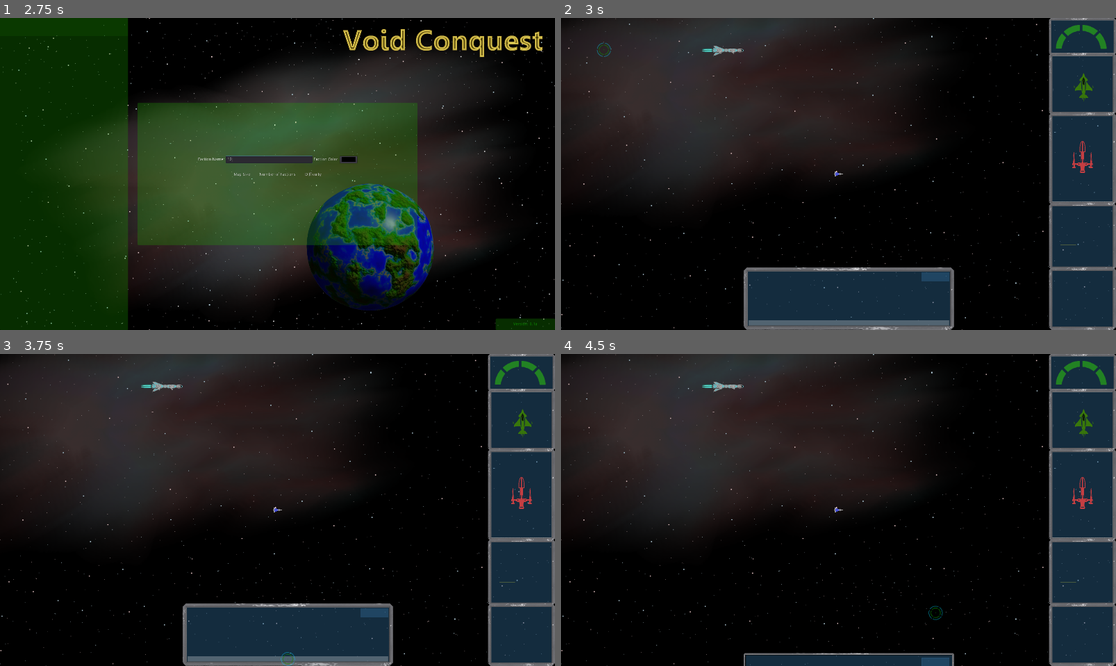
Above: before the commit, frames 1-4 (two rows, left to right).
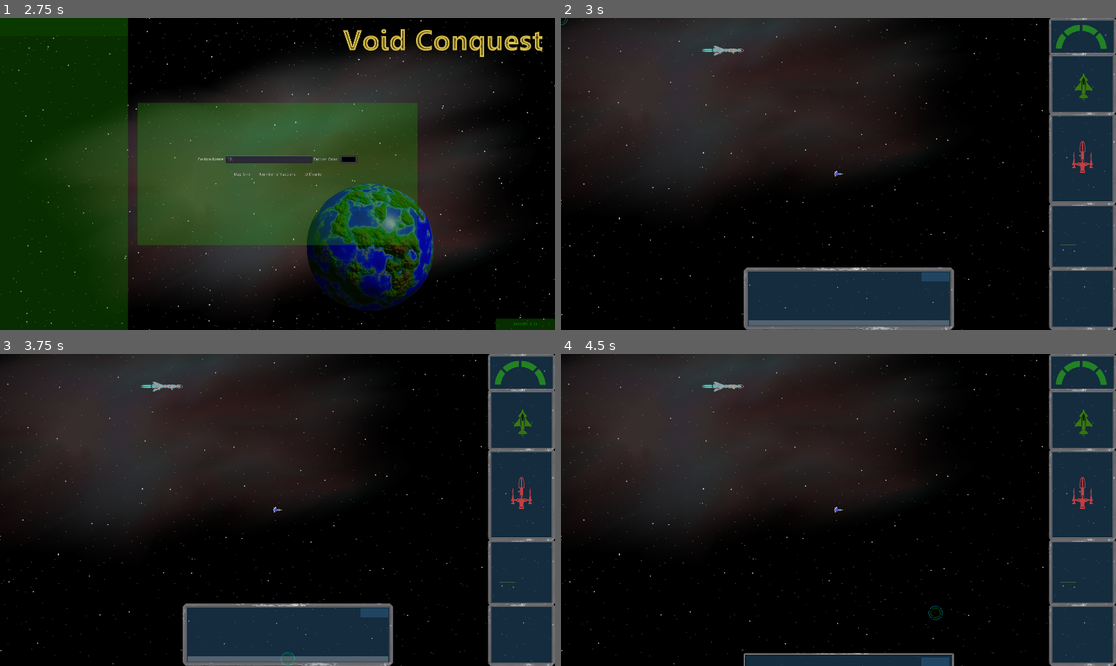
Above: after the commit, the same moments.

Repository: 029614/RedVoid
Game: Godot game, scene res://Start/StartScreen.tscn
Same seed, same stepped clock (60 frames per second), same inputs: the game is played once before the commit and once after it.
Inputs (mouse positions are in pixels of both pictures, inside the frame that each line leads up to):
- Up to frame 1 (2.75 s): click "New Game" at 0.5 s; click (266, 158) at 1.27 s; type "12" at 1.35 s; click "New Game" at 2 s
- Up to frame 2 (3 s): click "Start" at 2.75 s
- Up to frame 3 (3.75 s): click (288, 659) at 3.52 s; type "12" at 3.6 s
- Up to frame 4 (4.5 s): click "Hide" at 4.25 s

Frame 1 is identical in both runs. In frame 2, 0.3% of the frame differs, in the area x 0-100%, y 0-100%; in frame 3, 0.3%; in frame 4, 0.3%.

Commit message:
Space Stations!

Diff:
--- a/Assets/Cursor/Crosshair.gd
+++ b/Assets/Cursor/Crosshair.gd
@@ -14,6 +14,7 @@
 func _process(delta: float) -> void:
     $Outer.rotation += .005
     $Inner.rotation -= .01
+    $Mouse.name = "Mouse"
 
 func _input(event: InputEvent) -> void:
     if event is InputEventMouseMotion:
@@ -26,3 +27,17 @@
 func _on_Timer_timeout() -> void:
     self.modulate = Color8(255,255,255,alpha)
     hidden = true
+
+
+
+func _on_Mouse_area_entered(area: Area2D) -> void:
+    print("Mouse: ", area.name, " has entered")
+    if area.name == "AsteroidField":
+        area.get_parent().scale = get_parent().scale*1.2
+        area.get_parent().modulate = Color8(0,82,255,150)
+
+
+func _on_Mouse_area_exited(area: Area2D) -> void:
+    if area.name == "AsteroidField":
+        area.get_parent().scale = get_parent().scale/2
+        area.get_parent().modulate = Color8(189,189,189,100)
--- a/Assets/Cursor/Crosshair.tscn
+++ b/Assets/Cursor/Crosshair.tscn
@@ -1,11 +1,13 @@
-[gd_scene load_steps=4 format=2]
+[gd_scene load_steps=5 format=2]
 
 [ext_resource path="res://Assets/Cursor/crosshairInner.png" type="Texture" id=1]
 [ext_resource path="res://Assets/Cursor/crosshairOuter.png" type="Texture" id=2]
 [ext_resource path="res://Assets/Cursor/Crosshair.gd" type="Script" id=3]
 
+[sub_resource type="CircleShape2D" id=1]
+radius = 19.3535
+
 [node name="Crosshair" type="Node2D"]
-position = Vector2( 148.433, 109.966 )
 scale = Vector2( 0.3, 0.3 )
 script = ExtResource( 3 )
 
@@ -22,4 +24,11 @@
 wait_time = 4.0
 one_shot = true
 autostart = true
+
+[node name="Mouse" type="Area2D" parent="."]
+
+[node name="CollisionShape2D" type="CollisionShape2D" parent="Mouse"]
+shape = SubResource( 1 )
 [connection signal="timeout" from="Timer" to="." method="_on_Timer_timeout"]
+[connection signal="area_entered" from="Mouse" to="." method="_on_Mouse_area_entered"]
+[connection signal="area_exited" from="Mouse" to="." method="_on_Mouse_area_exited"]
--- a/Assets/Planets/Asteroids/AsteroidField.gd
+++ b/Assets/Planets/Asteroids/AsteroidField.gd
@@ -15,7 +15,7 @@
 # Called when the node enters the scene tree for the first time.
 func _ready() -> void:
     asteroids = [asteroid1, asteroid2, asteroid3, asteroid4, asteroid5]
-    size = randi()%75+10
+    size = randi()%70+10
     generate()
     self.rotation = rand_range(0,360)
 
@@ -30,12 +30,12 @@
     while x < size:
         randomize()
         var new_asteroid = asteroids[rand_range(0,4)].instance()
-        var rscale = rand_range(.1,.8)
+        var rscale = rand_range(.05,1)
         new_asteroid.global_scale = Vector2(rscale, rscale)
         #new_asteroid.sprite.set_flip_h(randBool())
         #new_asteroid.sprite.set_flip_v(randBool())
         add_child(new_asteroid)
-        new_asteroid.position = Vector2((new_asteroid.position.x - 2000) + randi()%4000,(new_asteroid.position.y - 4000) + randi()%8000)
+        new_asteroid.position = Vector2((new_asteroid.position.x - 4000) + randi()%8000,(new_asteroid.position.y - 4000) + randi()%8000)
         x += 1
 
 func randBool():
--- /dev/null
+++ b/Assets/Planets/Asteroids/MapAsteroid.gd
@@ -0,0 +1,28 @@
+extends Sprite
+
+
+# Declare member variables here. Examples:
+# var a: int = 2
+# var b: String = "text"
+
+
+# Called when the node enters the scene tree for the first time.
+func _ready() -> void:
+    pass # Replace with function body.
+
+
+# Called every frame. 'delta' is the elapsed time since the previous frame.
+#func _process(delta: float) -> void:
+#    pass
+
+
+
+func _on_AsteroidField_area_entered(area: Area2D) -> void:
+    print("Asteroid: ", area.name, " has entered")
+    if area.name == "Mouse":
+        get_parent().scale = get_parent().scale*1.2
+        get_parent().modulate = Color8(0,82,255,150)
+
+
+func _on_AsteroidField_area_exited(area: Area2D) -> void:
+    pass # Replace with function body.
--- a/Assets/Planets/Asteroids/MapAsteroid.tscn
+++ b/Assets/Planets/Asteroids/MapAsteroid.tscn
@@ -1,8 +1,20 @@
-[gd_scene load_steps=2 format=2]
+[gd_scene load_steps=4 format=2]
 
 [ext_resource path="res://Assets/Planets/Asteroids/fieldInd.png" type="Texture" id=1]
+[ext_resource path="res://Assets/Planets/Asteroids/MapAsteroid.gd" type="Script" id=2]
+
+[sub_resource type="RectangleShape2D" id=1]
+extents = Vector2( 160, 160 )
 
 [node name="MapAsteroid" type="Sprite"]
-modulate = Color( 1, 1, 1, 0.392157 )
-scale = Vector2( 0.2, 0.2 )
+modulate = Color( 0.741176, 0.741176, 0.741176, 0.392157 )
+scale = Vector2( 0.1, 0.1 )
 texture = ExtResource( 1 )
+script = ExtResource( 2 )
+
+[node name="AsteroidField" type="Area2D" parent="."]
+
+[node name="CollisionShape2D" type="CollisionShape2D" parent="AsteroidField"]
+shape = SubResource( 1 )
+[connection signal="area_entered" from="AsteroidField" to="." method="_on_AsteroidField_area_entered"]
+[connection signal="area_exited" from="AsteroidField" to="." method="_on_AsteroidField_area_exited"]
--- a/Assets/Planets/MapPlanet.tscn
+++ b/Assets/Planets/MapPlanet.tscn
@@ -3,5 +3,5 @@
 [ext_resource path="res://Assets/mapPlanet.png" type="Texture" id=1]
 
 [node name="Node2D" type="Sprite"]
-modulate = Color( 1, 1, 1, 0.423529 )
+modulate = Color( 1, 1, 1, 0.666667 )
 texture = ExtResource( 1 )
--- /dev/null
+++ b/Assets/SpaceStation/SpaceStation.gd
@@ -0,0 +1,68 @@
+extends Node2D
+
+
+onready var positions = $s1/positions
+
+var stage = 1
+
+# Called when the node enters the scene tree for the first time.
+func _ready() -> void:
+    nextWeld(3)
+
+
+# Called every frame. 'delta' is the elapsed time since the previous frame.
+#func _process(delta: float) -> void:
+#    pass
+
+func nextWeld(team):
+    var pos = positions.get_children()
+    if team == 1:
+        $Team1.position = pos[randi()%pos.size()].position
+    elif team == 2:
+        $Team2.position = pos[randi()%pos.size()].position
+    elif team == 3:
+        $Team2.position = pos[randi()%pos.size()].position
+        $Team1.position = pos[randi()%pos.size()].position
+
+func stageUp():
+    stage += 1
+    if stage == 2:
+        positions = $s2/positions
+        $s2.show()
+        $s1.hide()
+        nextWeld(3)
+    elif stage == 3:
+        positions = $s3/positions
+        $s3.show()
+        $s2.hide()
+        nextWeld(3)
+    elif stage == 4:
+        positions = $s4/positions
+        $s4.show()
+        $s3.hide()
+        nextWeld(3)
+    elif stage == 5:
+        $s4.hide()
+        $s5.show()
+        nextWeld(3)
+    elif stage == 6:
+        $Team1/Particles2D.set_emitting(false)
+        $Team2/Particles2D.set_emitting(false)
+        $Team1.hide()
+        $Team2.hide()
+        $WeldTime.stop()
+        $WeldTime2.stop()
+        $projectTimer.stop()
+        $Turret203.show()
+
+
+func _on_WeldTime_timeout() -> void:
+    nextWeld(1)
+
+
+func _on_projectTimer_timeout() -> void:
+    stageUp()
+
+
+func _on_WeldTime2_timeout() -> void:
+    nextWeld(2)
--- /dev/null
+++ b/Assets/SpaceStation/SpaceStation.tscn
@@ -0,0 +1,239 @@
+[gd_scene load_steps=12 format=2]
+
+[ext_resource path="res://Assets/SpaceStation/stage1.png" type="Texture" id=1]
+[ext_resource path="res://Assets/SpaceStation/stage2.png" type="Texture" id=2]
+[ext_resource path="res://Assets/SpaceStation/stage3.png" type="Texture" id=3]
+[ext_resource path="res://Assets/SpaceStation/stage4.png" type="Texture" id=4]
+[ext_resource path="res://Assets/SpaceStation/complete.png" type="Texture" id=5]
+[ext_resource path="res://Assets/Particles/corona.png" type="Texture" id=6]
+[ext_resource path="res://Assets/SpaceStation/SpaceStation.gd" type="Script" id=7]
+[ext_resource path="res://Assets/Ship/Weapons/Turret203.tscn" type="PackedScene" id=8]
+
+[sub_resource type="Gradient" id=1]
+offsets = PoolRealArray( 0.488889, 1 )
+colors = PoolColorArray( 0.278431, 1, 0.882353, 1, 1, 1, 1, 0 )
+
+[sub_resource type="GradientTexture" id=2]
+gradient = SubResource( 1 )
+
+[sub_resource type="ParticlesMaterial" id=3]
+flag_disable_z = true
+spread = 180.0
+gravity = Vector3( 0, 0, 0 )
+initial_velocity = 100.0
+initial_velocity_random = 0.56
+orbit_velocity = 0.0
+orbit_velocity_random = 0.0
+scale = 4.0
+color_ramp = SubResource( 2 )
+
+[node name="SpaceStation" type="Node2D"]
+position = Vector2( 440, 464 )
+scale = Vector2( 0.323467, 0.323467 )
+script = ExtResource( 7 )
+
+[node name="s1" type="Sprite" parent="."]
+texture = ExtResource( 1 )
+
+[node name="positions" type="Node2D" parent="s1"]
+
+[node name="s1-1" type="Position2D" parent="s1/positions"]
+position = Vector2( 88, -240 )
+
+[node name="s1-2" type="Position2D" parent="s1/positions"]
+position = Vector2( 104, -280 )
+
+[node name="s1-3" type="Position2D" parent="s1/positions"]
+position = Vector2( 88, -208 )
+
+[node name="s1-4" type="Position2D" parent="s1/positions"]
+position = Vector2( -80, -112 )
+
+[node name="s1-5" type="Position2D" parent="s1/positions"]
+position = Vector2( -48, 48 )
+
+[node name="s1-6" type="Position2D" parent="s1/positions"]
+position = Vector2( 24, 272 )
+
+[node name="s1-7" type="Position2D" parent="s1/positions"]
+position = Vector2( 16, 184 )
+
+[node name="s1-8" type="Position2D" parent="s1/positions"]
+position = Vector2( 24, 232 )
+
+[node name="s1-9" type="Position2D" parent="s1/positions"]
+position = Vector2( -8, 208 )
+
+[node name="s1-10" type="Position2D" parent="s1/positions"]
+position = Vector2( -104, 96 )
+
+[node name="s2" type="Sprite" parent="."]
+visible = false
+texture = ExtResource( 2 )
+
+[node name="positions" type="Node2D" parent="s2"]
+
+[node name="s1-1" type="Position2D" parent="s2/positions"]
+position = Vector2( 216, -136 )
+
+[node name="s1-2" type="Position2D" parent="s2/positions"]
+position = Vector2( 280, -168 )
+
+[node name="s1-3" type="Position2D" parent="s2/positions"]
+position = Vector2( 176, -192 )
+
+[node name="s1-4" type="Position2D" parent="s2/positions"]
+position = Vector2( -40, -208 )
+
+[node name="s1-5" type="Position2D" parent="s2/positions"]
+position = Vector2( -256, -80 )
+
+[node name="s1-6" type="Position2D" parent="s2/positions"]
+position = Vector2( -200, 64 )
+
+[node name="s1-7" type="Position2D" parent="s2/positions"]
+position = Vector2( -128, 280 )
+
+[node name="s1-8" type="Position2D" parent="s2/positions"]
+position = Vector2( -144, 192 )
+
+[node name="s1-9" type="Position2D" parent="s2/positions"]
+position = Vector2( -184, -208 )
+
+[node name="s1-10" type="Position2D" parent="s2/positions"]
+position = Vector2( -232, 184 )
+
+[node name="s3" type="Sprite" parent="."]
+visible = false
+texture = ExtResource( 3 )
+
+[node name="positions" type="Node2D" parent="s3"]
+
+[node name="s1-1" type="Position2D" parent="s3/positions"]
+position = Vector2( 224, -152 )
+
+[node name="s1-2" type="Position2D" parent="s3/positions"]
+position = Vector2( 272, -192 )
+
+[node name="s1-3" type="Position2D" parent="s3/positions"]
+position = Vector2( 224, -240 )
+
+[node name="s1-4" type="Position2D" parent="s3/positions"]
+position = Vector2( 88, -232 )
+
+[node name="s1-5" type="Position2D" parent="s3/positions"]
+position = Vector2( -112, -272 )
+
+[node name="s1-6" type="Position2D" parent="s3/positions"]
+position = Vector2( 192, 184 )
+
+[node name="s1-7" type="Position2D" parent="s3/positions"]
+position = Vector2( 248, 216 )
+
+[node name="s1-8" type="Position2D" parent="s3/positions"]
+position = Vector2( 200, 216 )
+
+[node name="s1-9" type="Position2D" parent="s3/positions"]
+position = Vector2( -232, 152 )
+
+[node name="s1-10" type="Position2D" parent="s3/positions"]
+position = Vector2( -208, 8 )
+
+[node name="s4" type="Sprite" parent="."]
+visible = false
+texture = ExtResource( 4 )
+
+[node name="positions" type="Node2D" parent="s4"]
+
+[node name="s1-1" type="Position2D" parent="s4/positions"]
+position = Vector2( 240, 8 )
+
+[node name="s1-2" type="Position2D" parent="s4/positions"]
+position = Vector2( -224, -80 )
+
+[node name="s1-3" type="Position2D" parent="s4/positions"]
+position = Vector2( 96, 224 )
+
+[node name="s1-4" type="Position2D" parent="s4/positions"]
+position = Vector2( 88, -272 )
+
+[node name="s1-5" type="Position2D" parent="s4/positions"]
+position = Vector2( -256, 88 )
+
+[node name="s1-6" type="Position2D" parent="s4/positions"]
+position = Vector2( -120, -248 )
+
+[node name="s1-7" type="Position2D" parent="s4/positions"]
+position = Vector2( 248, -184 )
+
+[node name="s1-8" type="Position2D" parent="s4/positions"]
+position = Vector2( -128, 280 )
+
+[node name="s1-9" type="Position2D" parent="s4/positions"]
+position = Vector2( 256, 176 )
+
+[node name="s1-10" type="Position2D" parent="s4/positions"]
+position = Vector2( -240, -200 )
+
+[node name="s5" type="Sprite" parent="."]
+visible = false
+texture = ExtResource( 5 )
+
+[node name="positions" type="Node2D" parent="s5"]
+
+[node name="s1-1" type="Position2D" parent="s5/positions"]
+position = Vector2( 88, 8 )
+
+[node name="s1-2" type="Position2D" parent="s5/positions"]
+position = Vector2( -88, -16 )
+
+[node name="s1-3" type="Position2D" parent="s5/positions"]
+position = Vector2( 8, -96 )
+
+[node name="s1-4" type="Position2D" parent="s5/positions"]
+position = Vector2( -24, -8 )
+
+[node name="s1-5" type="Position2D" parent="s5/positions"]
+position = Vector2( -8, 96 )
+
+[node name="WeldTime" type="Timer" parent="."]
+wait_time = 3.0
+autostart = true
+
+[node name="WeldTime2" type="Timer" parent="."]
+wait_time = 2.314
+autostart = true
+
+[node name="projectTimer" type="Timer" parent="."]
+wait_time = 30.0
+autostart = true
+
+[node name="Team1" type="Node2D" parent="."]
+
+[node name="Particles2D" type="Particles2D" parent="Team1"]
+amount = 25
+explosiveness = 0.54
+process_material = SubResource( 3 )
+
+[node name="Corona" type="Sprite" parent="Team1"]
+modulate = Color( 0.572549, 0.929412, 0.988235, 0.231373 )
+texture = ExtResource( 6 )
+
+[node name="Team2" type="Node2D" parent="."]
+
+[node name="Particles2D" type="Particles2D" parent="Team2"]
+amount = 25
+explosiveness = 0.54
+process_material = SubResource( 3 )
+
+[node name="Corona" type="Sprite" parent="Team2"]
+modulate = Color( 0.572549, 0.929412, 0.988235, 0.231373 )
+texture = ExtResource( 6 )
+
+[node name="Turret203" parent="." instance=ExtResource( 8 )]
+visible = false
+position = Vector2( 0, 1.00012 )
+scale = Vector2( 0.361197, 0.361197 )
+[connection signal="timeout" from="WeldTime" to="." method="_on_WeldTime_timeout"]
+[connection signal="timeout" from="WeldTime2" to="." method="_on_WeldTime2_timeout"]
+[connection signal="timeout" from="projectTimer" to="." method="_on_projectTimer_timeout"]
--- a/GiantRect.tscn
+++ b/GiantRect.tscn
@@ -5,5 +5,6 @@
 [node name="Node2D" type="Sprite"]
 modulate = Color( 1, 1, 1, 0.435294 )
 scale = Vector2( 60, 60 )
+z_index = -20
 texture = ExtResource( 1 )
 centered = false
--- a/Main.gd
+++ b/Main.gd
@@ -80,7 +80,7 @@
             new_rect.global_position = grid_point - Vector2(gUnit,gUnit)
             new_planet.global_position = grid_point - Vector2(gUnit/2,gUnit/2)
             getRandom(y)
-            new_planet.global_position = (new_planet.global_position - Vector2(20000,20000)) + Vector2(randX,randY)
+            new_planet.global_position = (new_planet.global_position - Vector2(22500,22500)) + Vector2(randX,randY)
             new_planet.grid = new_rect
 
             #asteroid fields
@@ -89,19 +89,19 @@
                 $Navigation2D/Bodies.add_child(new_field)
                 new_field.global_position = grid_point - Vector2(gUnit/2,gUnit/2)
                 getRandom(field_quant)
-                new_field.global_position = (new_field.global_position - Vector2(20000,20000)) + Vector2(randX,randY)
-                new_field.global_position.x = clamp(new_field.global_position.x, (grid_point.x)-(gUnit*.8), (grid_point.x)+(gUnit*.8))
-                new_field.global_position.y = clamp(new_field.global_position.y, (grid_point.y)-(gUnit*.8), (grid_point.y)+(gUnit*.8))
+                new_field.global_position = (new_field.global_position - Vector2(22500,22500)) + Vector2(randX,randY)
+                new_field.global_position.x = clamp(new_field.global_position.x, (grid_point.x)-(gUnit+1000), (grid_point.x-1000))
+                new_field.global_position.y = clamp(new_field.global_position.y, (grid_point.y)-(gUnit+1000), (grid_point.y-1000))
+                var new_field_origin = new_field.global_position
                 var distance_ok = false
                 while distance_ok == false:
                     if Global.asteroidFamilies.size() > 0:
-                        for field in Global.asteroidFamilies:
+                        for field in $Navigation2D/Bodies.get_children():
                             #print("distance between fields: ", new_field.global_position.distance_to(field.global_position))
-                            if new_field.global_position.distance_to(field.global_position) <= 10000 and new_field.global_position.distance_to(new_planet.global_position) <= 15000:
-                                    new_field.global_position = (new_field.global_position - Vector2(rand_range(20000,25000),rand_range(20000,25000))) + Vector2(randX,randY)
-                                    new_field.global_position.x = clamp(new_field.global_position.x, (grid_point.x)-(gUnit*.8), (grid_point.x)+(gUnit*.8))
-                                    new_field.global_position.y = clamp(new_field.global_position.y, (grid_point.y)-(gUnit*.8), (grid_point.y)+(gUnit*.8))
-                                    #break
+                            if new_field != field and new_field.global_position.distance_to(field.global_position) <= 10000: #and new_field.global_position.distance_to(new_planet.global_position) <= 15000:
+                                new_field.global_position = (new_field_origin - Vector2(22500,22500)) + Vector2(randX,randY)
+                                new_field.global_position.x = clamp(new_field.global_position.x, (grid_point.x)-(gUnit+1000), (grid_point.x-1000))
+                                new_field.global_position.y = clamp(new_field.global_position.y, (grid_point.y)-(gUnit+1000), (grid_point.y-1000))
                         distance_ok = true
                     else:
                         break
@@ -116,8 +116,8 @@
     var x = 0
     while x < 2*cycle:
         randomize()
-        randX = rand_range(40000,5000)
-        randY = rand_range(40000,5000)
+        randX = randi()%45000
+        randY = randi()%45000
         x += .314
 
 func nameAsteroidFamilies():
--- a/Player/Player.tscn
+++ b/Player/Player.tscn
@@ -59,7 +59,7 @@
 
 [node name="ParallaxLayer" type="ParallaxLayer" parent="Foreground"]
 modulate = Color( 0.768627, 0.878431, 0.933333, 1 )
-motion_scale = Vector2( 0.3, 0.3 )
+motion_scale = Vector2( 0.2, 0.2 )
 motion_mirroring = Vector2( 1920, 1080 )
 
 [node name="Sprite" type="Sprite" parent="Foreground/ParallaxLayer"]
--- a/UI/HUD.gd
+++ b/UI/HUD.gd
@@ -190,8 +190,8 @@
 func asteroidLabels():
     for ast in Global.asteroidFamilies:
         var l = Label.new()
+        var n = Node2D.new()
         var s = asteroid_ind.instance()
-        var n = Node2D.new()
         if typeof(ast.family) == TYPE_STRING:
             l.set_text(ast.family)
         $Asteroids.add_child(n)
--- a/UI/HUD.tscn
+++ b/UI/HUD.tscn
@@ -531,7 +531,12 @@
 "_edit_use_anchors_": false
 }
 
+[node name="Cursor" type="Node2D" parent="."]
+
+[node name="Crosshair" parent="Cursor" instance=ExtResource( 5 )]
+
 [node name="Ships" type="CanvasLayer" parent="."]
+layer = 0
 follow_viewport_enable = true
 
 [node name="PosInd" type="CanvasLayer" parent="."]
@@ -546,10 +551,6 @@
 
 [node name="Asteroids" type="CanvasLayer" parent="."]
 follow_viewport_enable = true
-
-[node name="Cursor" type="CanvasLayer" parent="."]
-
-[node name="Crosshair" parent="Cursor" instance=ExtResource( 5 )]
 
 [node name="Sounds" type="Node" parent="."]
 
--- a/Wells/Planet.gd
+++ b/Wells/Planet.gd
@@ -2,6 +2,7 @@
 
 onready var player = get_parent().get_parent().get_parent().get_node("Faction/Actor")
 onready var freighter = get_parent().get_parent().get_parent().get_node("Freightor")
+var station = preload("res://Assets/SpaceStation/SpaceStation.tscn")
 
 onready var mass =  planet_radius
 var planet_radius = randi()%150+50
@@ -97,6 +98,7 @@
         $Prog/CaptureProgress.self_modulate = faction.faction_color_alpha
         grid.modulate = faction.faction_color_alpha
         Global.messageAll(message)
+        beginSpaceStation()
 
 func _on_Landing_area_shape_entered(area_id: int, area: Area2D, area_shape: int, self_shape: int) -> void:
     if Global.player_registry.has(area.get_parent()) and _is_destructive == true:
@@ -164,3 +166,7 @@
 func _on_Landing_area_shape_exited(area_id: int, area: Area2D, area_shape: int, self_shape: int) -> void:
     if planet_state != "occupied":
         planet_state = "empty"
+
+func beginSpaceStation():
+    var new_station = station.instance()
+    $RotateMe/SpaceStation.add_child(new_station)
--- a/Wells/Planet.tscn
+++ b/Wells/Planet.tscn
@@ -69,6 +69,10 @@
 [node name="orbit8" type="Position2D" parent="RotateMe"]
 position = Vector2( 319.815, 265.339 )
 
+[node name="SpaceStation" type="Position2D" parent="RotateMe"]
+position = Vector2( 483.2, -348.8 )
+scale = Vector2( 1, 1 )
+
 [node name="Prog" type="Node2D" parent="."]
 
 [node name="CaptureProgress" type="TextureProgress" parent="Prog"]
Binary file added: Assets/Particles/corona.png
Not shown, added: Assets/Particles/corona.png.import
Binary file changed: Assets/Planets/Asteroids/fieldInd.png
Binary file added: Assets/SpaceStation/complete.png
Not shown, added: Assets/SpaceStation/complete.png.import
Binary file added: Assets/SpaceStation/stage1.png
Not shown, added: Assets/SpaceStation/stage1.png.import
Binary file added: Assets/SpaceStation/stage2.png
Not shown, added: Assets/SpaceStation/stage2.png.import
Binary file added: Assets/SpaceStation/stage3.png
Not shown, added: Assets/SpaceStation/stage3.png.import
Binary file added: Assets/SpaceStation/stage4.png
(and 1 more such lines)
